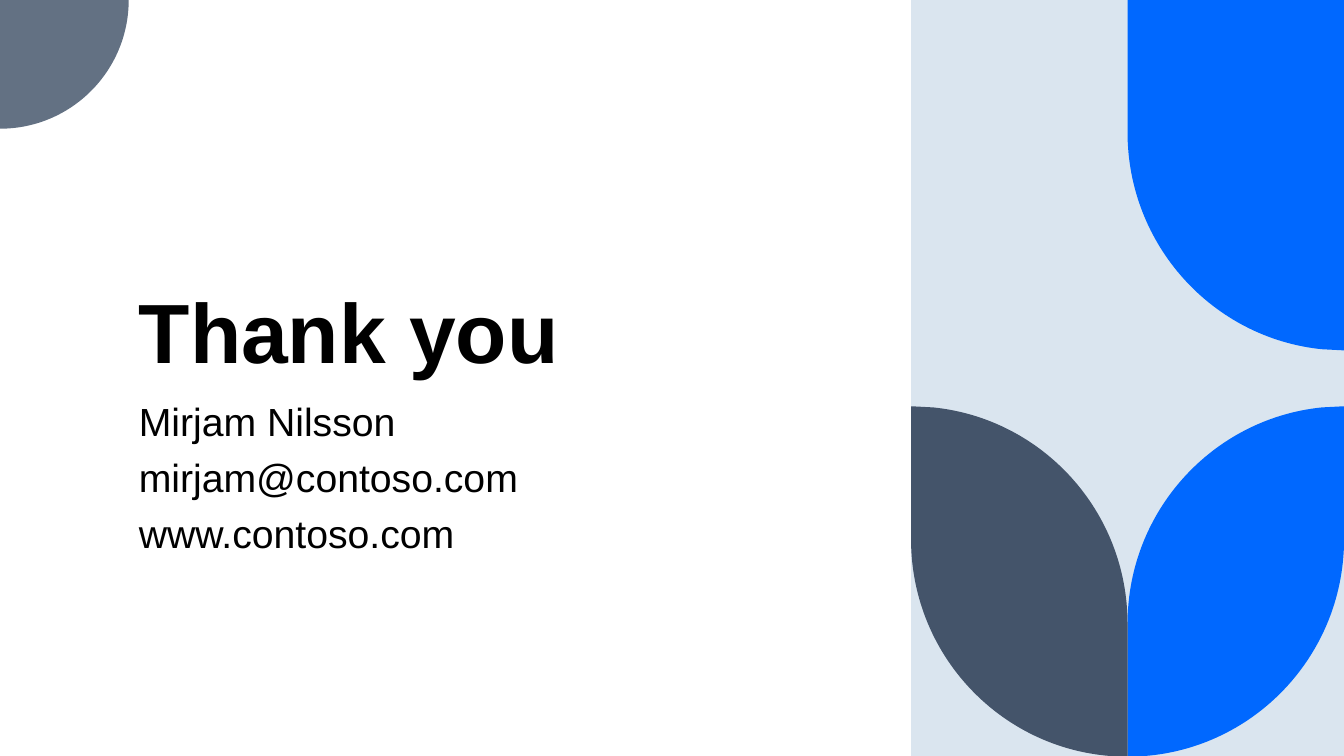
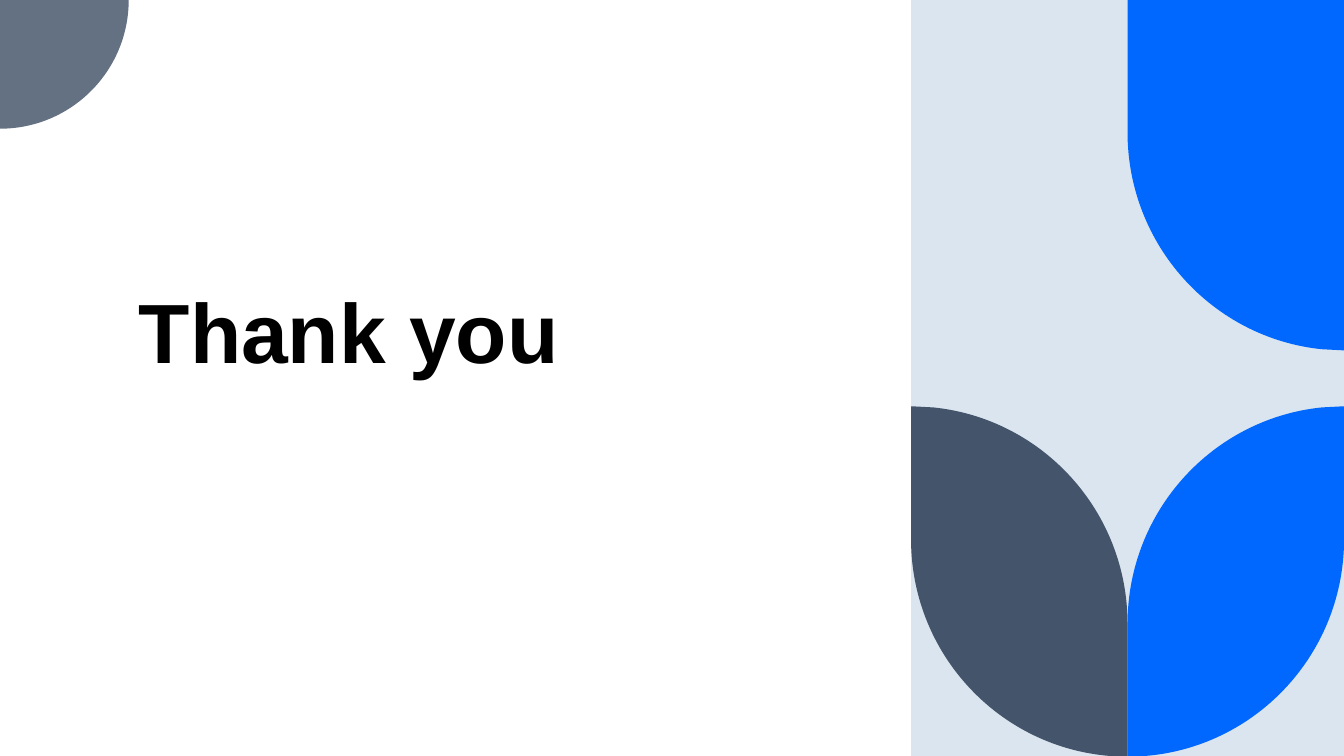
Before and after one commit to BiggusMaximus/Multi-Hop-Q-Learning-LEACH, a slide deck: slide 10 of bimbingan/Bimbingan 1.pptx (slide 8 before the commit). Drawn at 1344x756 pixels with LibreOffice and Linux fonts; fonts in the diff are those of the drawing. Boxes give left, top, right and bottom in pixels: in the first picture for what was removed or moved away, otherwise in the second. Text is boxed around its words. In the diff, an @@ line names an element or a change of style, - is before the commit and + after.

```diff
--- a/bimbingan/Bimbingan 1.pptx
+++ b/bimbingan/Bimbingan 1.pptx
@@ subtitle removed at (x1=139, y1=407, x2=518, y2=549) @@
-Mirjam Nilsson
-mirjam@contoso.com
-www.contoso.com
```
Also in this commit, not shown: 3 other slides changed, 4 slides added, 2 slides removed, 52 other files.
